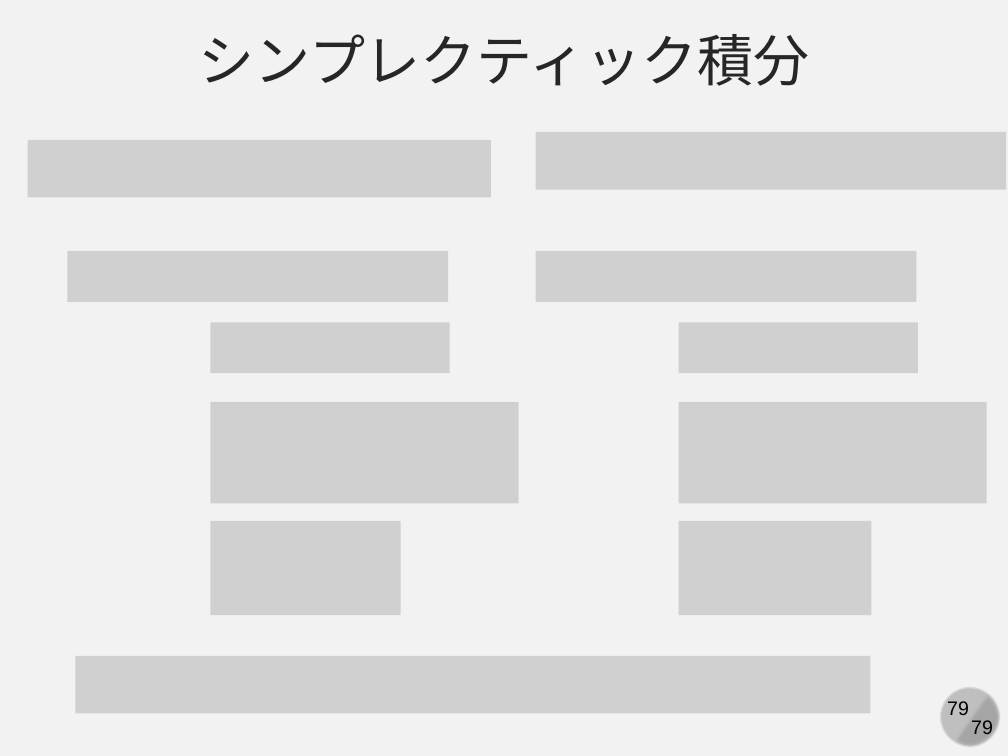
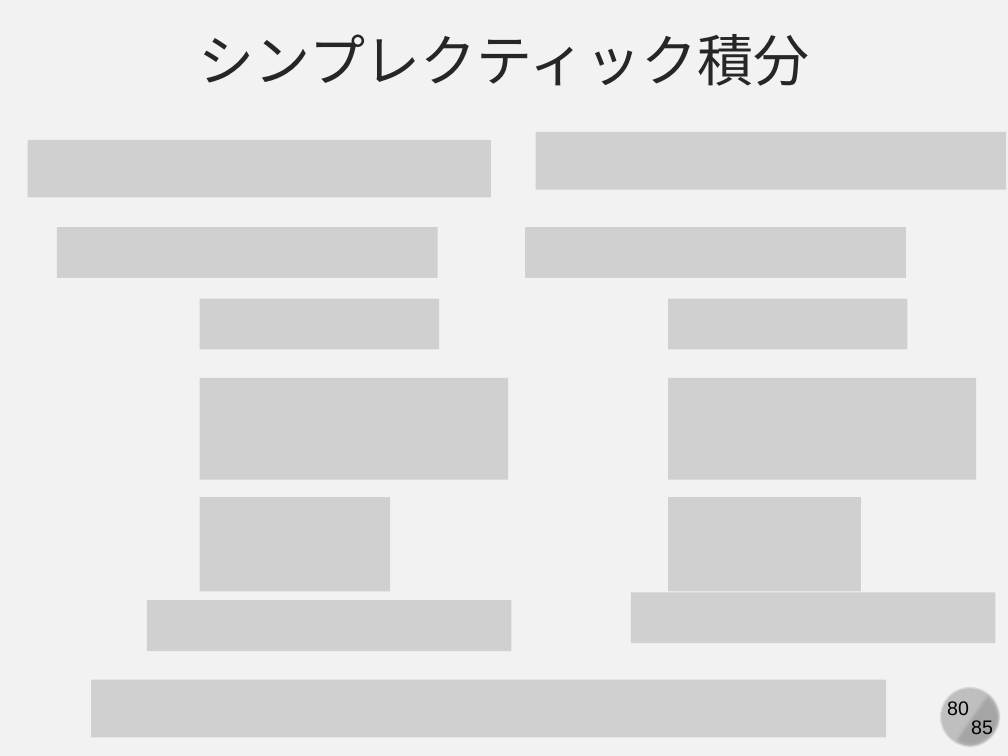
Before and after one commit to kaityo256/simulation_engineering, a slide deck: slide 80 of 05_md_basic/simulation05.pptx (slide 79 before the commit). Drawn at 1008x756 pixels with LibreOffice and Linux fonts; fonts in the diff are those of the drawing; grey boxes stand for pictures. Boxes give left, top, right and bottom in pixels: in the first picture for what was removed or moved away, otherwise in the second. Text is boxed around its words. In the diff, an @@ line names an element or a change of style, - is before the commit and + after.

Commit message:
85 slides

```diff
--- a/05_md_basic/simulation05.pptx
+++ b/05_md_basic/simulation05.pptx
@@ 8 pictures: place and size @@
-8 pictures at (68,251,987,616)
+8 pictures at (56,227,977,592)
@@ picture added at (631,593,996,643) @@
@@ picture added at (147,600,512,650) @@
@@ picture: place and size @@
-picture at (76,656,871,714)
+picture at (92,679,887,737)
@@ page number at (947,701,969,715): text changed @@
-79
+80
@@ text at (971,720,993,739): text changed @@
-79
+85
```
Also in this commit, not shown: 78 other slides changed, 6 slides added.
